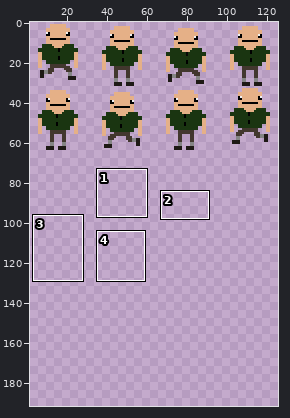
Sprite sheet -- Code/Releases/PeetyTheBeefy/core/assets/PTBsprite.png. The first picture is a wide view before the edit; the outline marks the close-up.
Close-up. Before the commit:
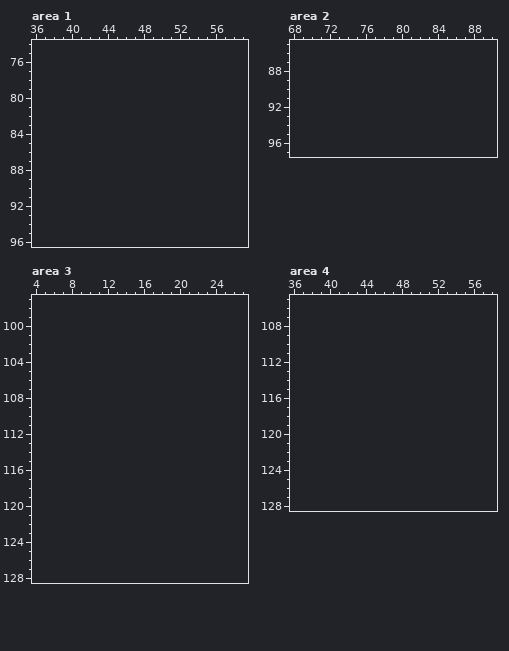
The file is 128x64 pixels. Shown: area 1: x 36..59, y 74..96; area 2: x 68..90, y 85..97; area 3: x 4..27, y 97..128; area 4: x 36..58, y 105..128. The old version is drawn lined up with the new one, on the new canvas. The wide view leaves out empty margins. The commit also changed other parts of the picture, which this record leaves out.
Palette (. is transparent): 
Now the later version:
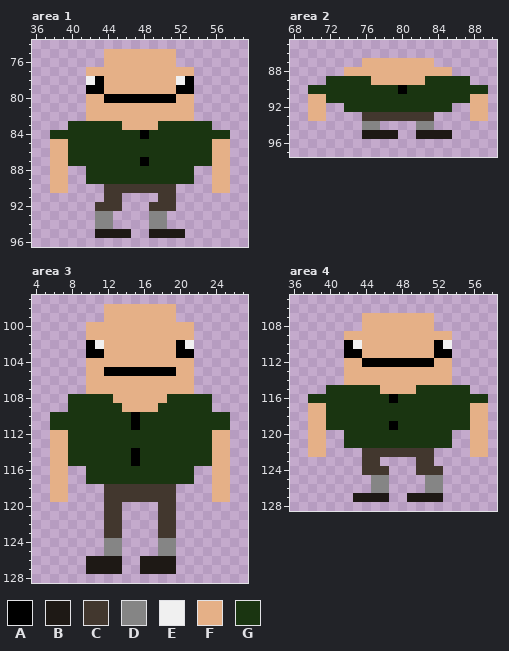
Colours new in this view: A #000000  B #1e1915  C #42372e  D #858585  E #f0f0f0  F #e5b087  G #1a3511
Change:
canvas 128x64 -> 128x192
Changed rows in their new state; - is an unchanged pixel.
Area 1:
first column x 38:
75 ------FFFFFFFF------
76 ------FFFFFFFF------
77 ----FFFFFFFFFFFF----
78 ----EAFFFFFFFFEA----
79 ----AAFFFFFFFFAA----
80 ----FFAAAAAAAAFF----
81 ----FFFFFFFFFFFF----
82 ----FFFFFFFFFFFF----
83 --GGGGGGFFFFGGGGGG--
84 GGGGGGGGGGAGGGGGGGGG
85 FFGGGGGGGGGGGGGGGGFF
86 FFGGGGGGGGGGGGGGGGFF
87 FFGGGGGGGGAGGGGGGGFF
88 FF--GGGGGGGGGGGG--FF
89 FF--GGGGGGGGGGGG--FF
90 FF----CCCCCCCC----FF
91 ------CC----CC------
92 -----CCC---CCC------
93 -----DD----DD-------
94 -----DD----DD-------
95 -----BBBB--BBBB-----
Area 2:
first column x 70:
87 ------FFFFFFFF------
88 ----FFFFFFFFFFFF----
89 --GGGGGFFFFFFGGGGG--
90 GGGGGGGGGGAGGGGGGGGG
91 FFGGGGGGGGGGGGGGGGFF
92 FF--GGGGGGGGGGGG--FF
93 FF----CCCCCCCC----FF
94 ------DD----DD------
95 ------BBBB--BBBB----
Area 3:
first column x 6:
 98 ------FFFFFFFF------
 99 ------FFFFFFFF------
100 ----FFFFFFFFFFFF----
101 ----FFFFFFFFFFFF----
102 ----AEFFFFFFFFAE----
103 ----AAFFFFFFFFAA----
104 ----FFFFFFFFFFFF----
105 ----FFAAAAAAAAFF----
106 ----FFFFFFFFFFFF----
107 ----FFFFFFFFFFFF----
108 --GGGGGFFFFFFGGGGG--
109 --GGGGGGFFFFGGGGGG--
110 GGGGGGGGGAGGGGGGGGGG
111 GGGGGGGGGAGGGGGGGGGG
112 FFGGGGGGGGGGGGGGGGFF
113 FFGGGGGGGGGGGGGGGGFF
114 FFGGGGGGGAGGGGGGGGFF
115 FFGGGGGGGAGGGGGGGGFF
116 FF--GGGGGGGGGGGG--FF
117 FF--GGGGGGGGGGGG--FF
118 FF----CCCCCCCC----FF
119 FF----CCCCCCCC----FF
120 ------CC----CC------
121 ------CC----CC------
122 ------CC----CC------
123 ------CC----CC------
124 ------DD----DD------
125 ------DD----DD------
126 ----BBBB--BBBB------
127 ----BBBB--BBBB------
Area 4:
first column x 38:
107 ------FFFFFFFF------
108 ------FFFFFFFF------
109 ----FFFFFFFFFFFF----
110 ----AEFFFFFFFFAE----
111 ----AAFFFFFFFFAA----
112 ----FFAAAAAAAAFF----
113 ----FFFFFFFFFFFF----
114 ----FFFFFFFFFFFF----
115 --GGGGGGFFFFGGGGGG--
116 GGGGGGGGGAGGGGGGGGGG
117 FFGGGGGGGGGGGGGGGGFF
118 FFGGGGGGGGGGGGGGGGFF
119 FFGGGGGGGAGGGGGGGGFF
120 FF--GGGGGGGGGGGG--FF
121 FF--GGGGGGGGGGGG--FF
122 FF----CCCCCCCC----FF
123 ------CC----CC------
124 ------CCC---CCC-----
125 -------DD----DD-----
126 -------DD----DD-----
127 -----BBBB--BBBB-----
